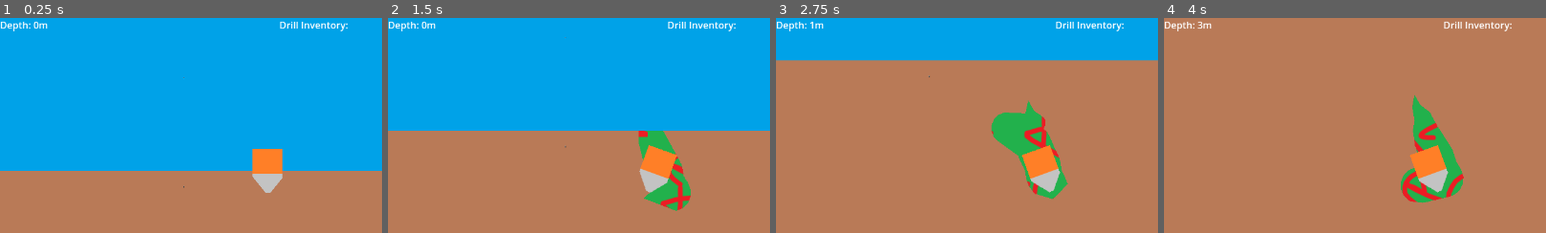
Above: before the commit, frames 1-4 (left to right).
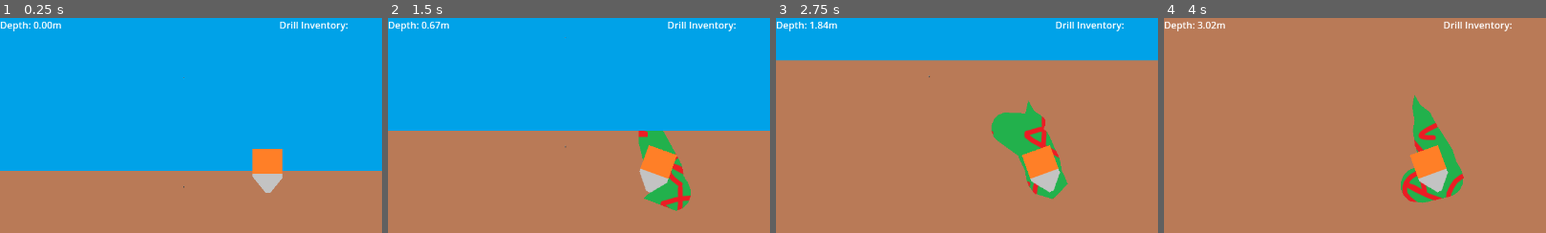
Above: after the commit, the same moments.

Repository: aNotSoCleverName/mechanicore
Game: Godot game, scene res://Main.tscn
The game is run twice, just before and just after one commit, with the same random seed, the same clock (stepped at 60 frames per second) and the same inputs.
Inputs:
- Up to frame 1 (0.25 s): no input
- Up to frame 2 (1.5 s): tap Enter at 0.5 s; hold D 0.53-1.28 s; tap Space at 0.77 s; hold A from 1.28 s (still down)
- Up to frame 3 (2.75 s): tap Space at 1.52 s; release A at 2.03 s; hold D from 2.03 s (still down)
- Up to frame 4 (4 s): tap Space at 3.02, 3.77 s; release D at 3.53 s; hold A from 3.53 s (still down)
The pictures show only the part of the screen within x 0-50%, y 0-50%; the shares and areas given below are measured in that part.

The runs differ from the first frame. In frame 1, 0.1% of the frame differs, in the area x 10-16%, y 1-5%; in frame 2, 0.1%; in frame 3, 0.1%; in frame 4, 0.1%.

Commit message:
Made depth float

Diff:
--- a/Endless Run/Top Bar/Depth Meter.gd
+++ b/Endless Run/Top Bar/Depth Meter.gd
@@ -2,14 +2,16 @@
 
 const SURFACE_Y_COORD: int = 256;
 
-var _depth: int = 0:
+var _depth: float = 0:
 	get:
 		return _depth;
 	set(inValue):
 		_depth = inValue / 100;
-		self.text = "Depth: " + str(_depth) + "m"
+		self.text = "Depth: " + str(_depth).pad_decimals(2) + "m"
 
 func _ready() -> void:
+	self._depth = 0;
+
 	SignalBus_EndlessRun.drill_change_pos.connect(
 		func (inPos: Vector2):
 			self._depth = inPos.y - self.SURFACE_Y_COORD;
